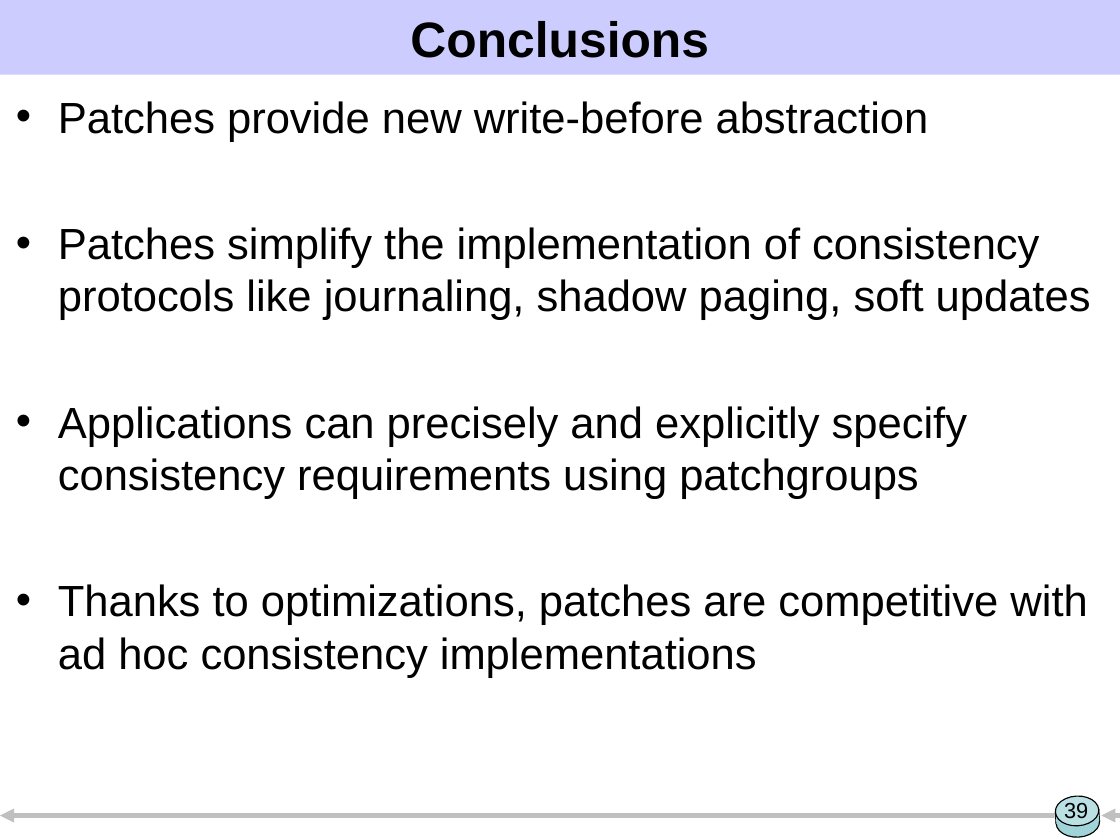
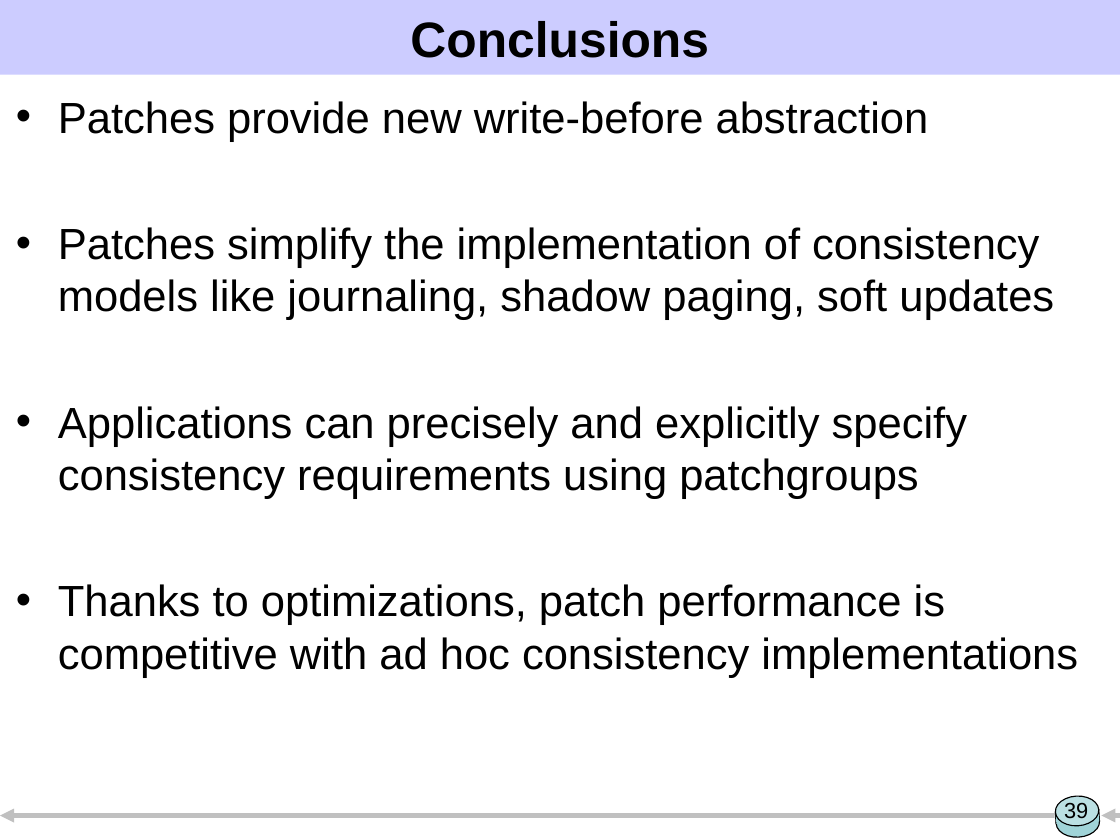
Before and after one commit to ucla-readable/fstitch-doc, a slide deck: slide 39 of sosp/pres.ppt. Drawn at 1120x840 pixels with LibreOffice and Linux fonts; fonts in the diff are those of the drawing. Boxes give left, top, right and bottom in pixels: in the first picture for what was removed or moved away, otherwise in the second. Text is boxed around its words. In the diff, an @@ line names an element or a change of style, - is before the commit and + after.

```diff
--- a/sosp/pres.ppt
+++ b/sosp/pres.ppt
@@ text at (x1=58, y1=227, x2=1054, y2=320): text changed @@
-• Patches simplify the implementation of consistency protocols like journaling, shadow paging, soft updates
+• Patches simplify the implementation of consistency models like journaling, shadow paging, soft updates
@@ text at (x1=58, y1=584, x2=1078, y2=678): text changed @@
-• Thanks to optimizations, patches are competitive with ad hoc consistency implementations
+• Thanks to optimizations, patch performance is competitive with ad hoc consistency implementations
```
Also in this commit, not shown: 15 other slides changed, 3 slides added, 6 slides removed.
